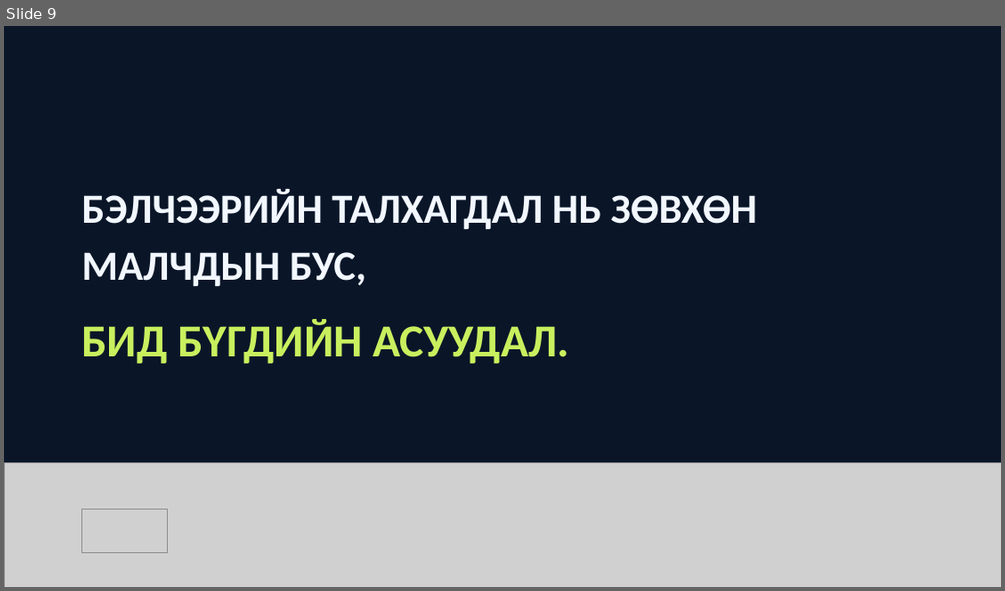
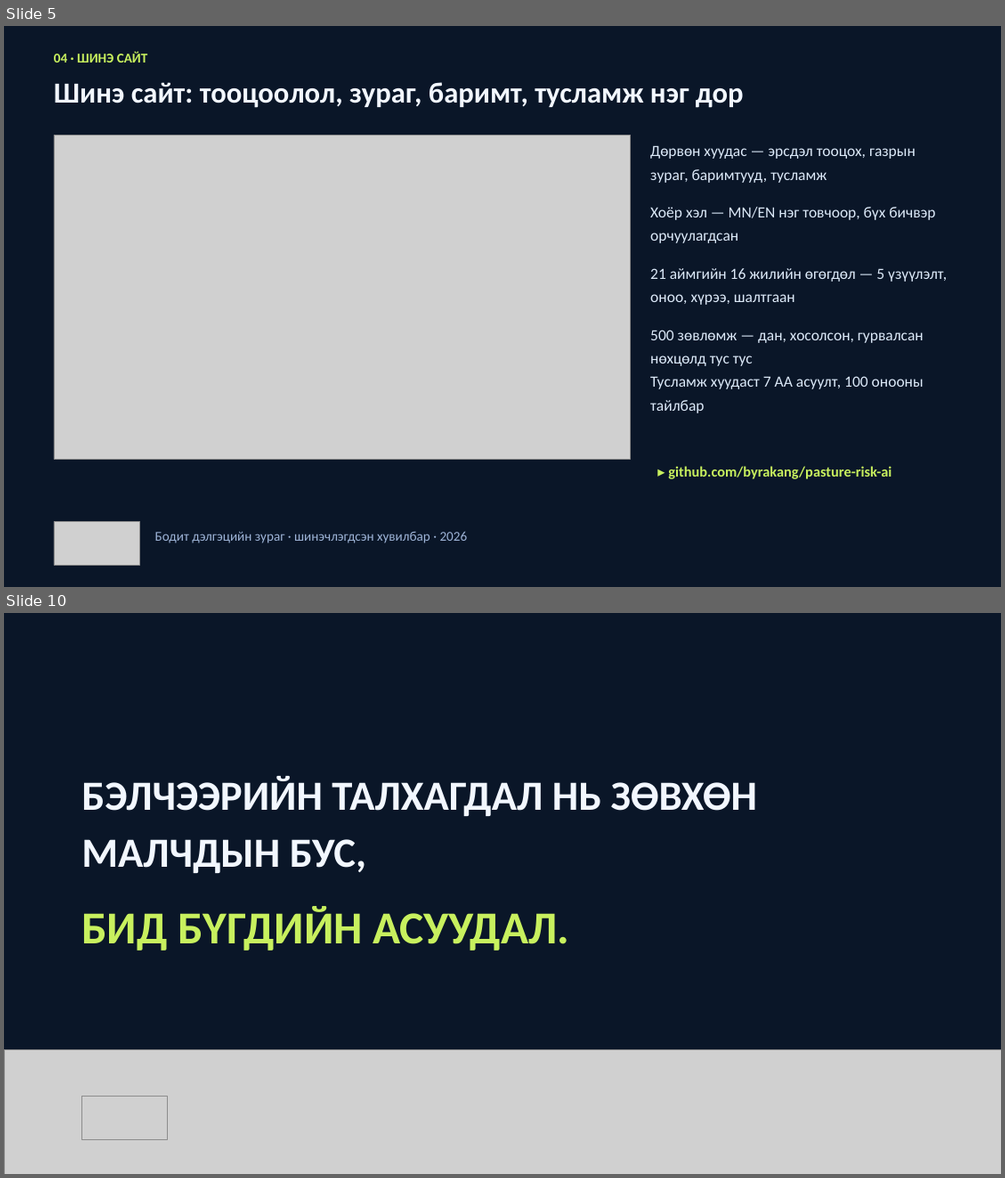
Before and after one commit to byrakang/pasture-risk-ai, a slide deck: docs/pasture-ai-team-deck.pptx. Shown one above the other, each under a label of ours: slide 9 before the commit, slides 5 and 10 after it; the slides between them are not shown. The pictures are 1005x591 and 1005x1178 pixels, drawn with LibreOffice and Linux fonts; fonts in the diff are those of the drawing; grey boxes stand for pictures. Boxes give left, top, right and bottom in pixels: in the first picture for what was removed or moved away, otherwise in the second. Text is boxed around its words. In the diff, an @@ line names an element or a change of style, - is before the commit and + after.

Commit message:
Add a website slide as slide 5 with the repo link
The deck jumped from the model straight into the live demo, so nothing
introduced the site itself. Slide 5 now shows the refreshed interface and
lists what it holds — four pages, MN/EN toggle, the 21-aimag 16-year
dataset, 500 recommendations and the help page's questions — with the
project link as a clickable reference. Following section headers were
renumbered to match.

```diff
--- a/docs/pasture-ai-team-deck.pptx
+++ b/docs/pasture-ai-team-deck.pptx
@@ slide 5 added at [4, 26, 1001, 587], background #0A1628 @@
@@ text added at [54, 51, 148, 62], 13 pt, text #C8F05E, bold @@
+04 · ШИНЭ САЙТ
@@ text added at [54, 82, 744, 108], 28 pt, text #F2F7FF, bold @@
+Шинэ сайт: тооцоолол, зураг, баримт, тусламж нэг дор
@@ picture added at [54, 135, 631, 459] @@
@@ text added at [650, 145, 947, 413], 15 pt, text #DCE9F8 @@
+Дөрвөн хуудас — эрсдэл тооцох, газрын зураг, баримтууд, тусламж
+Хоёр хэл — MN/EN нэг товчоор, бүх бичвэр орчуулагдсан
+21 аймгийн 16 жилийн өгөгдөл — 5 үзүүлэлт, оноо, хүрээ, шалтгаан
+500 зөвлөмж — дан, хосолсон, гурвалсан нөхцөлд тус тус
+Тусламж хуудаст 7 АА асуулт, 100 онооны тайлбар
@@ text added at [668, 466, 891, 479], 14 pt, text #C8F05E, bold @@
+▸ github.com/byrakang/pasture-risk-ai
@@ picture added at [54, 521, 140, 564] @@
@@ text added at [155, 531, 468, 543], 13 pt, text #9DB3D6 @@
+Бодит дэлгэцийн зураг · шинэчлэгдсэн хувилбар · 2026
@@ what was slide 9 is now slide 10 @@
```
Also in this commit, not shown: 4 slides changed.
